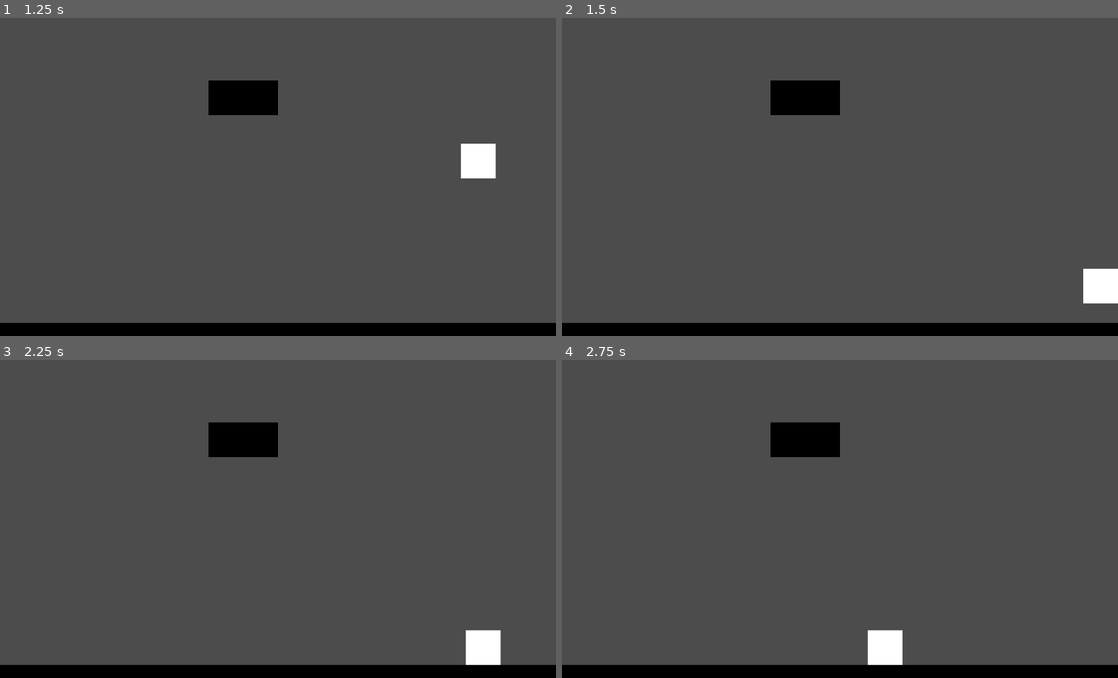
Above: before the commit, frames 1-4 (two rows, left to right).
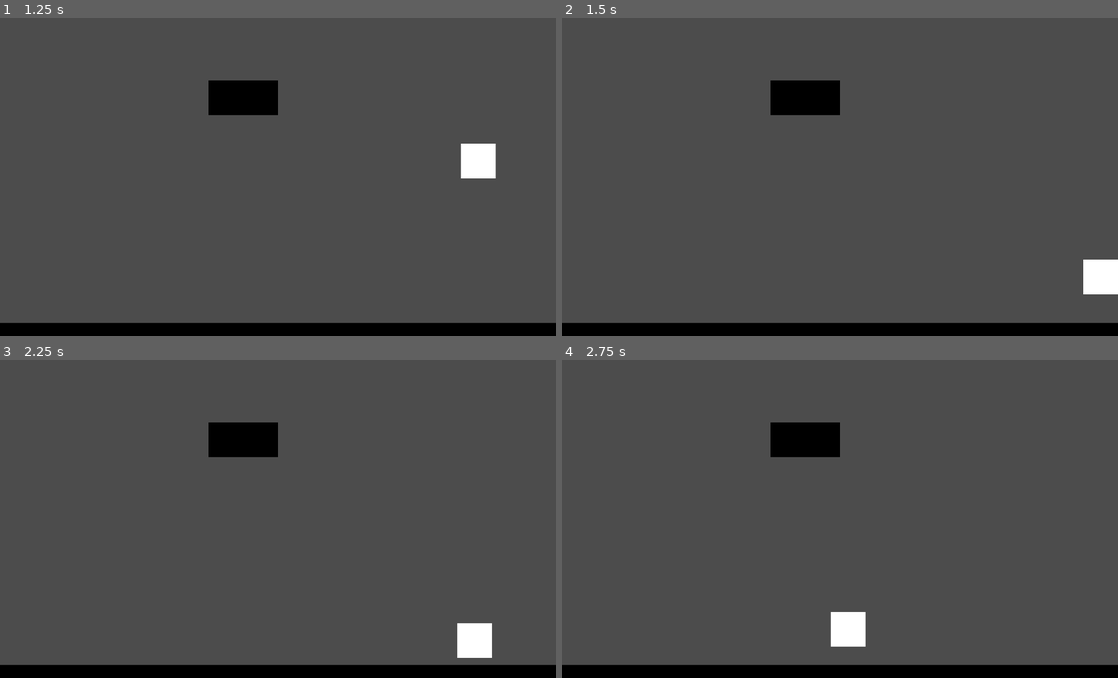
Above: after the commit, the same moments.

Repository: cjsweeten101/dws
Game: Godot game, scene res://Levels/TestingLevel.tscn
Two runs of this game, one before a commit and one after it. Both use one fixed random seed, a clock stepped at 60 frames per second and the inputs below. The project has no main scene, so this scene is started directly.
Inputs:
- Up to frame 1 (1.25 s): tap Enter (action) at 0.5 s; hold D (right) from 0.53 s (still down); hold Enter (action) from 0.53 s (still down)
- Up to frame 2 (1.5 s): keep holding D (right); release Enter (action) at 1.28 s; tap Enter (action) at 1.35 s
- Up to frame 3 (2.25 s): tap Space at 2 s; release D (right) at 2.03 s; hold A (left) from 2.03 s (still down); hold Enter (action) from 2.03 s (still down)
- Up to frame 4 (2.75 s): keep holding A (left); keep holding Enter (action)

Frame 1 is identical in both runs. In frame 2, 0.4% of the frame differs, in the area x 93-100%, y 75-90%; in frame 3, 0.6%; in frame 4, 1.4%, in the area x 48-62%, y 79-97%.

Commit message:
really basic grapplin, attaches to a point and moves you towards it

Diff:
--- a/Player/Player.gd
+++ b/Player/Player.gd
@@ -8,10 +8,13 @@
 var current_speed = Vector2(0,0)
 var grappled = false
 var direction = 1
+var grapple_point = Vector2()
 
 func _physics_process(delta):
 	move()
 	set_direction()
+	if grappled:
+		reel_in()
 
 func move():
 	if Input.is_action_pressed("right"):
@@ -24,8 +27,10 @@
 	if Input.is_action_pressed("action"):
 		#If grapple collides with _anything_ grapple that shit
 		if $GrappleCast.is_colliding():
+			grapple_point = $GrappleCast.get_collision_point()
 			grappled = true
-
+	elif Input.is_action_just_released("action"):
+		grappled = false
 
 	if is_on_floor():
 		current_speed.x = lerp(current_speed.x, 0, ground_friction)
@@ -39,3 +44,7 @@
 		$GrappleCast.rotation_degrees = 210
 	if direction == -1:
 		$GrappleCast.rotation_degrees = 150
+
+func reel_in():
+	var grapple_direction = (grapple_point - global_position).normalized()
+	current_speed += grapple_direction*50
--- a/Player/Player.tscn
+++ b/Player/Player.tscn
@@ -8,7 +8,7 @@
 custom_solver_bias = 0.0
 extents = Vector2( 32, 32 )
 
-[node name="Player" type="KinematicBody2D" index="0"]
+[node name="Player" type="KinematicBody2D"]
 
 input_pickable = false
 collision_layer = 1
